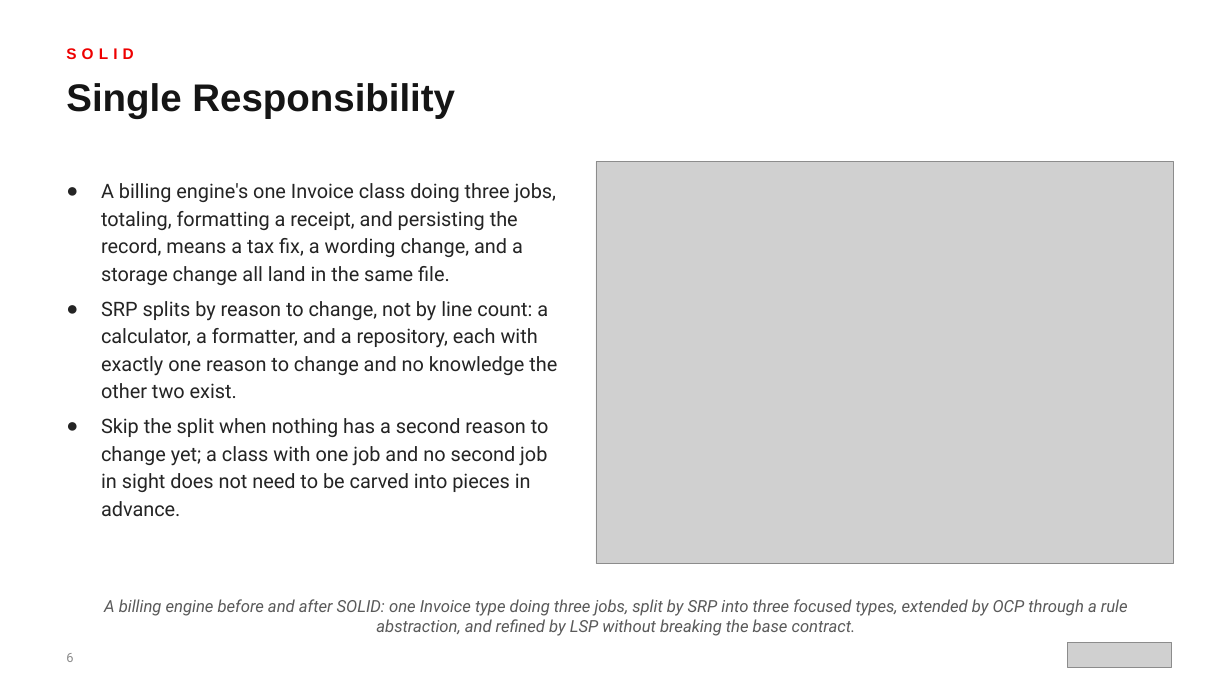
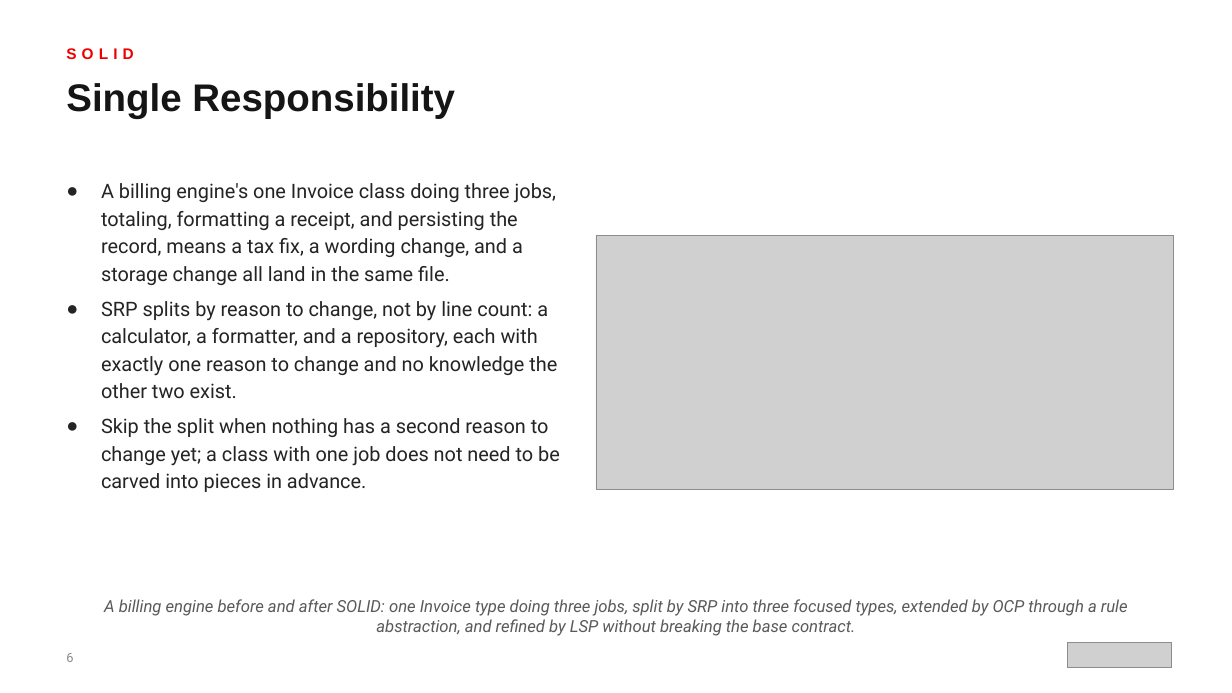
Before and after one commit to patterncatalyst/cpp-design-patterns, a slide deck: slide 6 of presentation/cpp-design-patterns-101-patterns-and-solid.pptx. Drawn at 1232x693 pixels with LibreOffice and Linux fonts; fonts in the diff are those of the drawing; grey boxes stand for pictures. Boxes give left, top, right and bottom in pixels: in the first picture for what was removed or moved away, otherwise in the second. Text is boxed around its words. In the diff, an @@ line names an element or a change of style, - is before the commit and + after.

```diff
--- a/presentation/cpp-design-patterns-101-patterns-and-solid.pptx
+++ b/presentation/cpp-design-patterns-101-patterns-and-solid.pptx
@@ picture: place and size @@
-picture at (596, 162, 1174, 564)
+picture at (596, 236, 1174, 490)
@@ text at (101, 418, 560, 492): text changed @@
-● Skip the split when nothing has a second reason to change yet; a class with one job and no second job in sight does not need to be carved into pieces in advance.
+● Skip the split when nothing has a second reason to change yet; a class with one job does not need to be carved into pieces in advance.
```
Also in this commit, not shown: 21 other slides changed, 12 other files.
